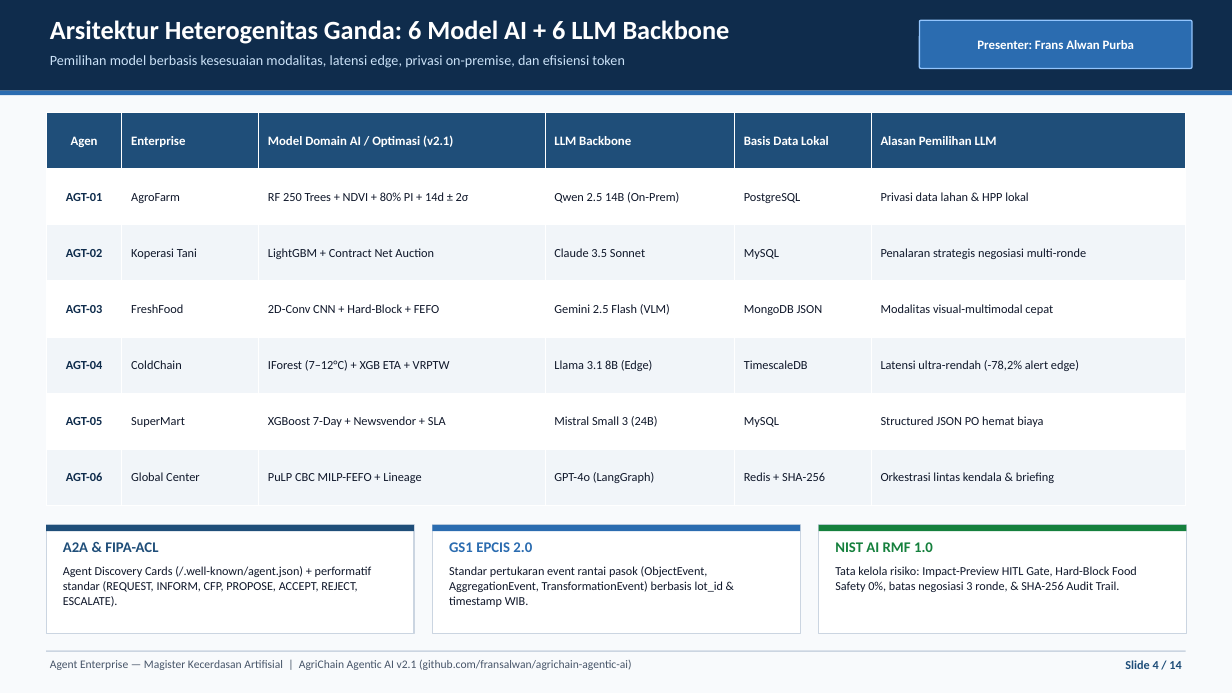
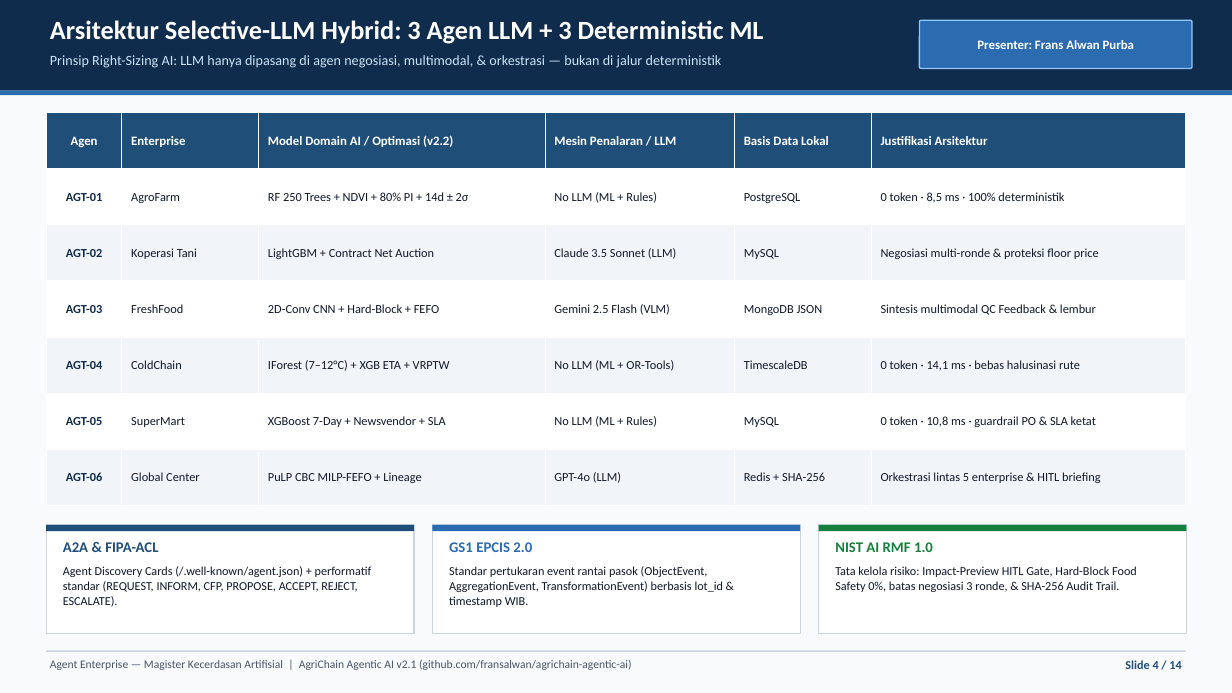
Before and after one commit to fransalwan/agrichain-agentic-ai, a slide deck: slide 4 of Presentasi_AgriChain_Agentic_AI_v2.1.pptx. Drawn at 1232x693 pixels with LibreOffice and Linux fonts; fonts in the diff are those of the drawing. Boxes give left, top, right and bottom in pixels: in the first picture for what was removed or moved away, otherwise in the second. Text is boxed around its words. In the diff, an @@ line names an element or a change of style, - is before the commit and + after.

Commit message:
feat(v2.2): implement Selective 3-LLM Hybrid (LLM only on Global/Koperasi/FreshFood, deterministic ML+Rules on AgroFarm/ColdChain/SuperMart; -62.64% cost, -29.58% latency, 14/14 tests)

```diff
--- a/Presentasi_AgriChain_Agentic_AI_v2.1.pptx
+++ b/Presentasi_AgriChain_Agentic_AI_v2.1.pptx
@@ text at box(50, 20, 764, 44): text changed @@
-Arsitektur Heterogenitas Ganda: 6 Model AI + 6 LLM Backbone
+Arsitektur Selective-LLM Hybrid: 3 Agen LLM + 3 Deterministic ML
@@ text at box(50, 55, 722, 68): text changed @@
-Pemilihan model berbasis kesesuaian modalitas, latensi edge, privasi on-premise, dan efisiensi token
+Prinsip Right-Sizing AI: LLM hanya dipasang di agen negosiasi, multimodal, & orkestrasi — bukan di jalur deterministik
@@ table at box(46, 113, 1186, 506) @@
-row 1: Agen | Enterprise | Model Domain AI / Optimasi (v2.1) | LLM Backbone | Basis Data Lokal | Alasan Pemilihan LLM
+row 1: Agen | Enterprise | Model Domain AI / Optimasi (v2.2) | Mesin Penalaran / LLM | Basis Data Lokal | Justifikasi Arsitektur
-row 2, column 4: Qwen 2.5 14B (On-Prem)
+row 2, column 4: No LLM (ML + Rules)
-row 2, column 6: Privasi data lahan & HPP lokal
+row 2, column 6: 0 token · 8,5 ms · 100% deterministik
-row 3, column 4: Claude 3.5 Sonnet
+row 3, column 4: Claude 3.5 Sonnet (LLM)
-row 3, column 6: Penalaran strategis negosiasi multi-ronde
+row 3, column 6: Negosiasi multi-ronde & proteksi floor price
-row 4, column 6: Modalitas visual-multimodal cepat
+row 4, column 6: Sintesis multimodal QC Feedback & lembur
-row 5, column 4: Llama 3.1 8B (Edge)
+row 5, column 4: No LLM (ML + OR-Tools)
-row 5, column 6: Latensi ultra-rendah (-78,2% alert edge)
+row 5, column 6: 0 token · 14,1 ms · bebas halusinasi rute
-row 6, column 4: Mistral Small 3 (24B)
+row 6, column 4: No LLM (ML + Rules)
-row 6, column 6: Structured JSON PO hemat biaya
+row 6, column 6: 0 token · 10,8 ms · guardrail PO & SLA ketat
-row 7, column 4: GPT-4o (LangGraph)
+row 7, column 4: GPT-4o (LLM)
-row 7, column 6: Orkestrasi lintas kendala & briefing
+row 7, column 6: Orkestrasi lintas 5 enterprise & HITL briefing
```
Also in this commit, not shown: 8 other slides changed, 23 other files.
